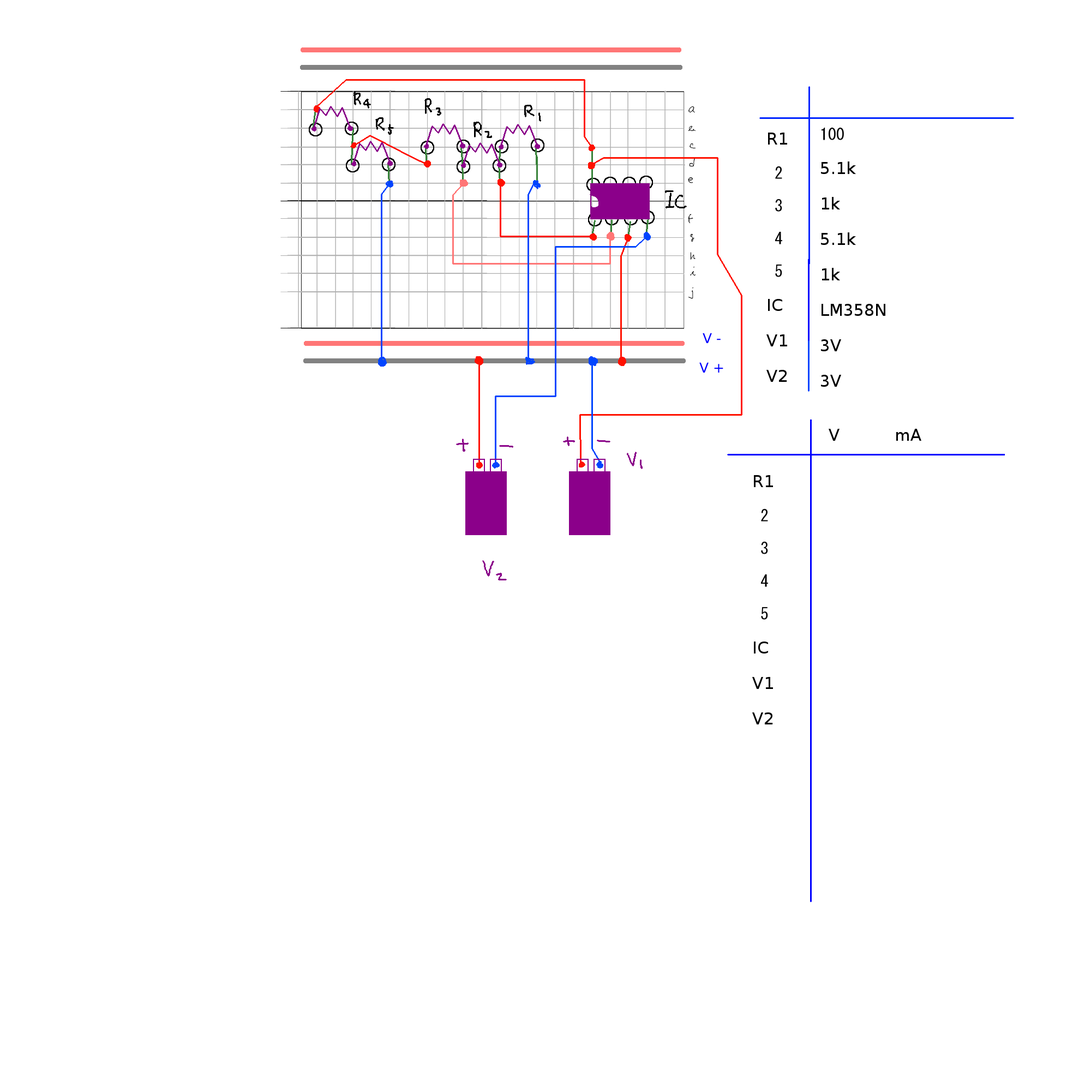
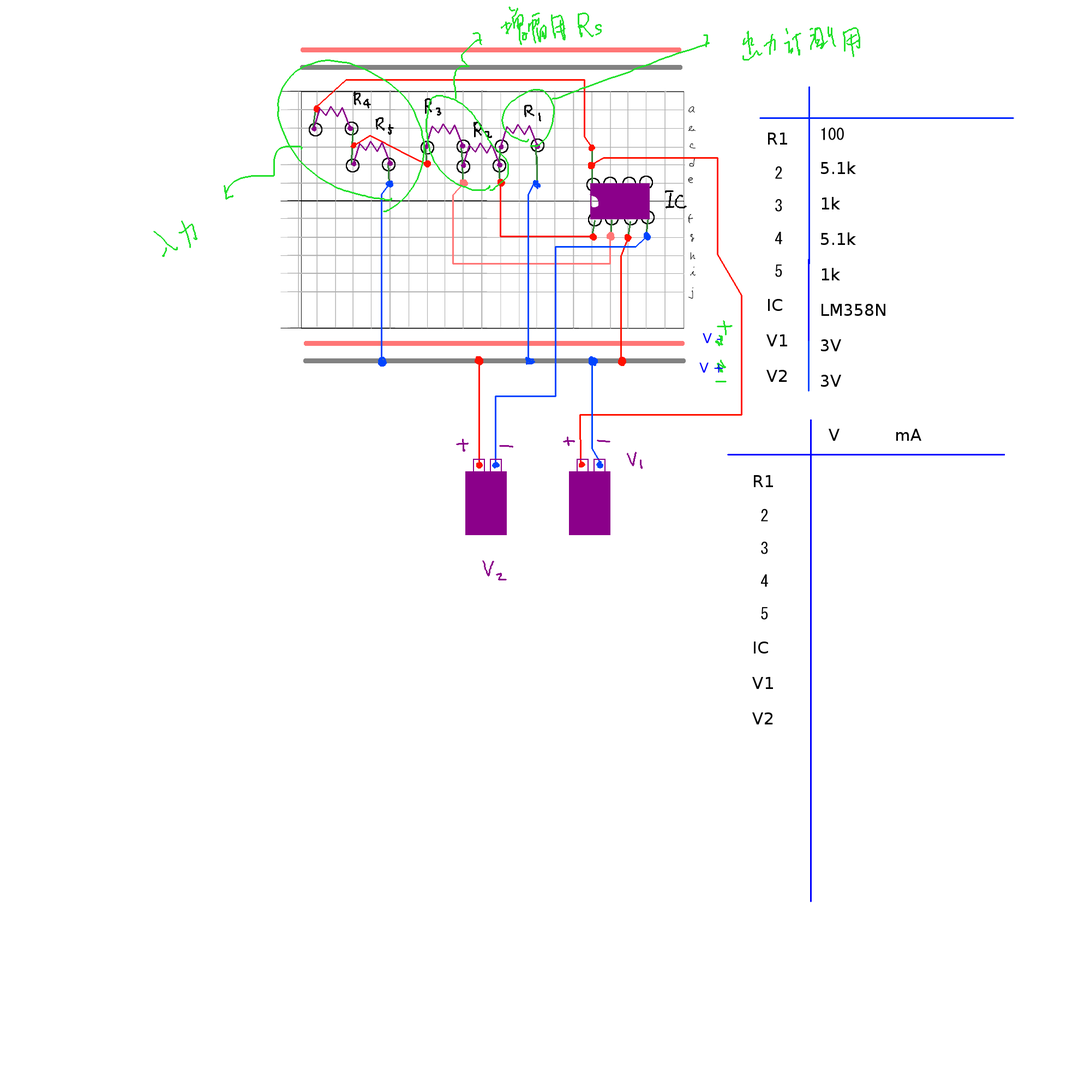
Two versions of the same layered image (1091x1091). Layer-by-layer changes:
painted on "parts_names" over [153, 6, 861, 383]
